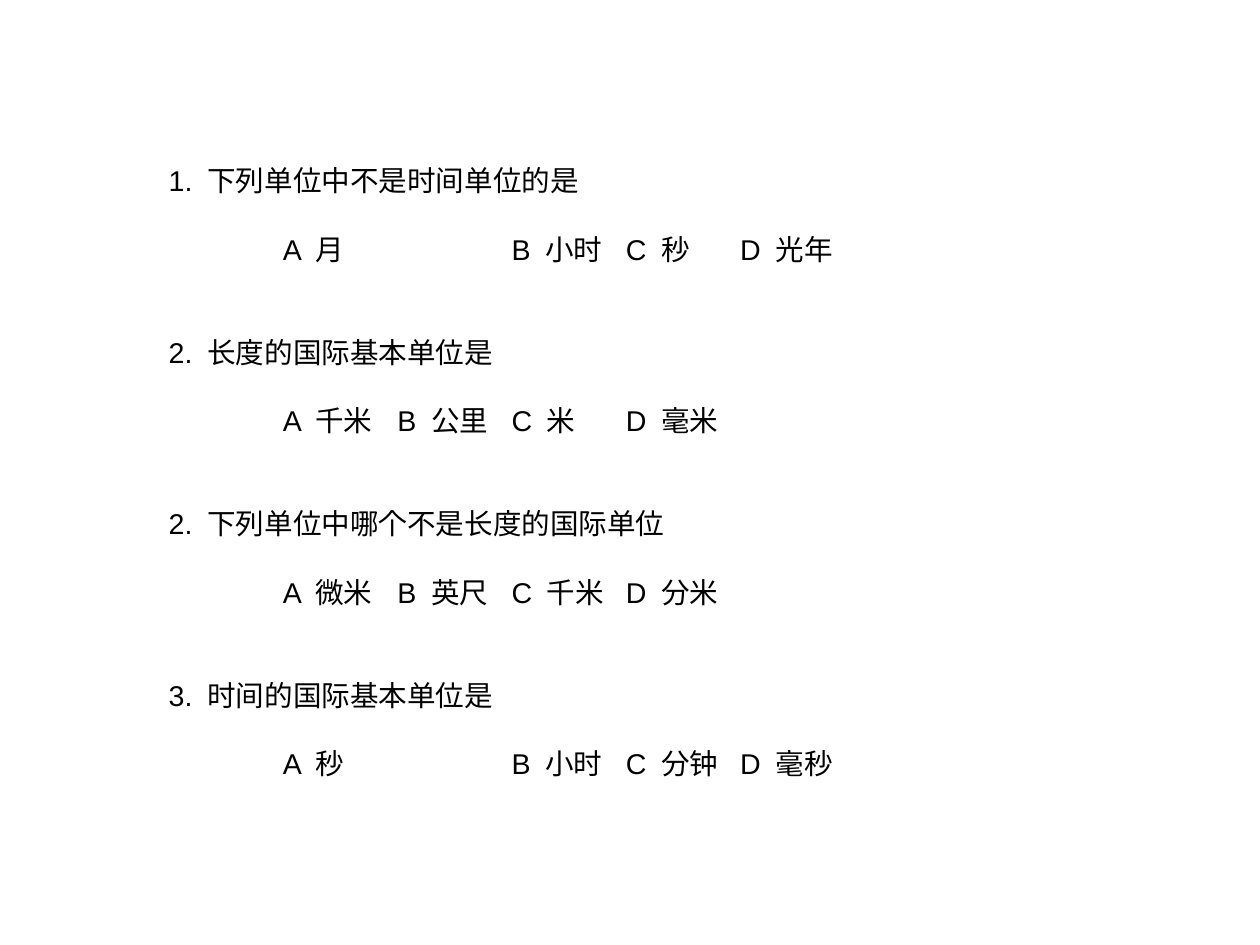
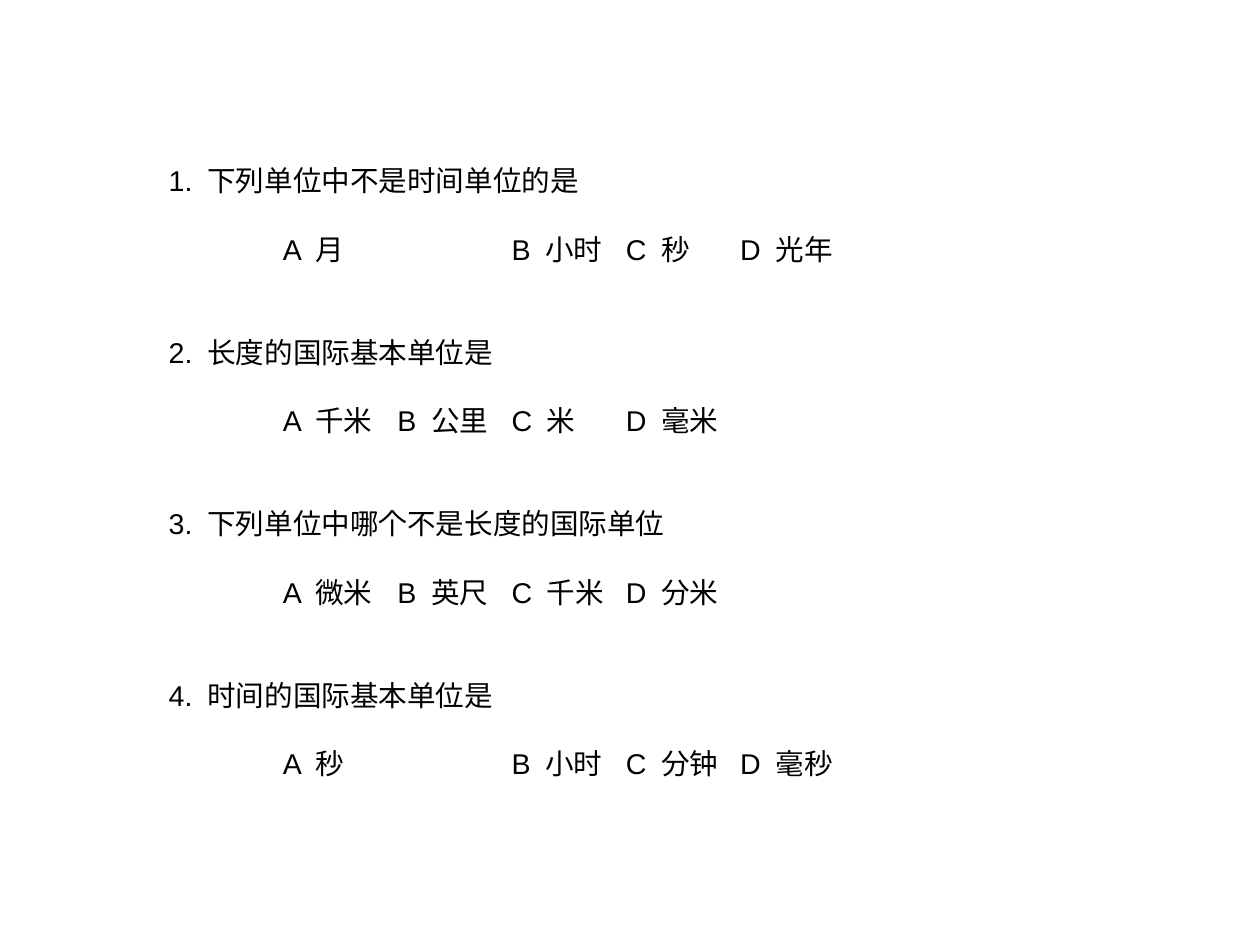
Before and after one commit to ericzhang/english-math, a slide deck: slide 2 of 2025-08-18/2025-08-18-homework.odp. Drawn at 1260x945 pixels with LibreOffice and Linux fonts; fonts in the diff are those of the drawing. Boxes give left, top, right and bottom in pixels: in the first picture for what was removed or moved away, otherwise in the second. Text is boxed around its words. In the diff, an @@ line names an element or a change of style, - is before the commit and + after.

```diff
--- a/2025-08-18/2025-08-18-homework.odp
+++ b/2025-08-18/2025-08-18-homework.odp
@@ text at <box>169,510,664,537</box>: text changed @@
-2. 下列单位中哪个不是长度的国际单位
+3. 下列单位中哪个不是长度的国际单位
@@ text at <box>169,682,493,709</box>: text changed @@
-3. 时间的国际基本单位是
+4. 时间的国际基本单位是
```
Also in this commit, not shown: 4 other files.
